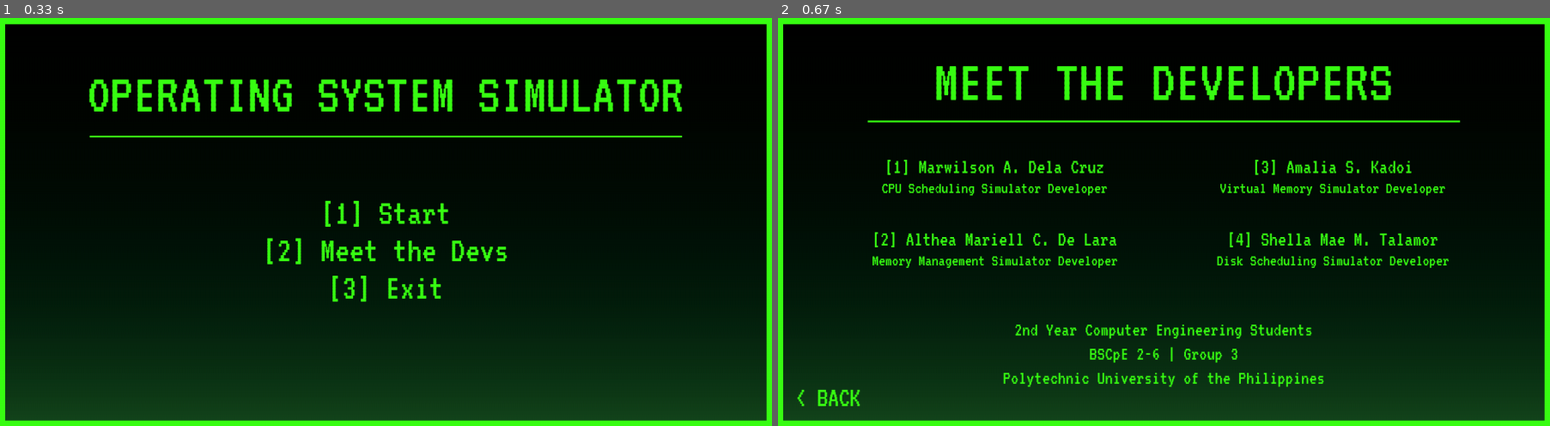
Above: before the commit, frames 1-2 (left to right).
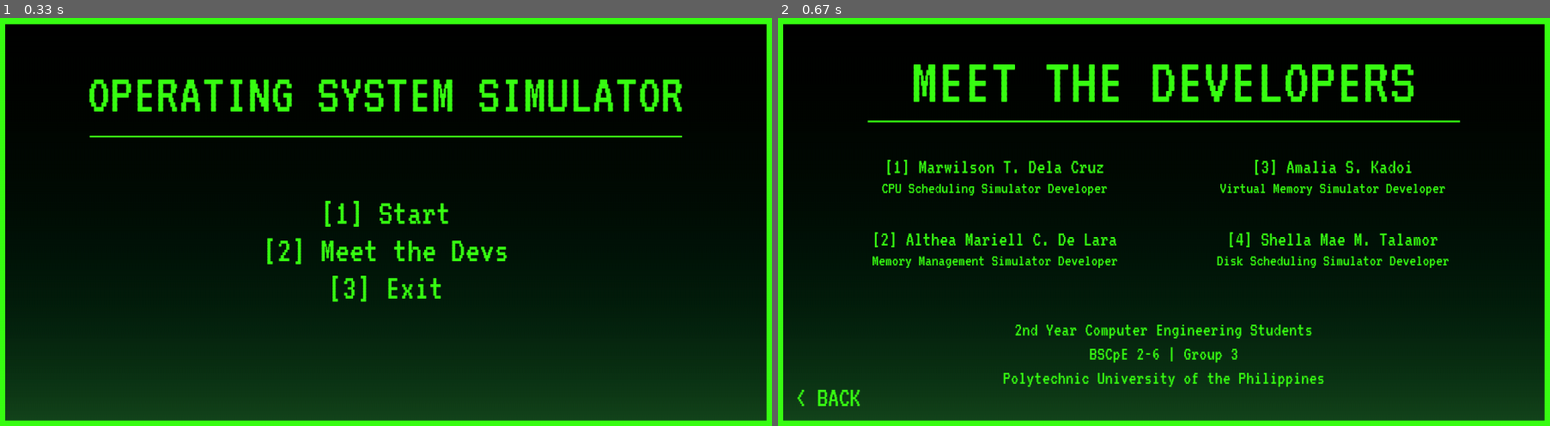
Above: after the commit, the same moments.

Repository: kok0krunch/operating_system_simulator
Game: pygame game, started from os_simulator/main.py
Two runs of this game, one before a commit and one after it. Both use one fixed random seed, a clock stepped at 60 frames per second and the inputs below.
Inputs:
- Up to frame 1 (0.33 s): no input
- Up to frame 2 (0.67 s): click "[2] Meet the Devs" at 0.38 s

Frame 1 is identical in both runs. In frame 2, 3.4% of the frame differs, in the area x 17-83%, y 11-39%.

Commit message:
refactor(meet_the_devs): update font size header and correction of developer's name

Diff:
--- a/os_simulator/meet_the_devs.py
+++ b/os_simulator/meet_the_devs.py
@@ -31,7 +31,7 @@
         pygame.quit()
         sys.exit()
 
-    font_header = pygame.font.Font(font_path, 100)
+    font_header = pygame.font.Font(font_path, 110)
     font_name = pygame.font.Font(font_path, 35)
     font_role = pygame.font.Font(font_path, 28)
     font_footer = pygame.font.Font(font_path, 32)
@@ -39,7 +39,7 @@
 
     # Developer Bio Matrix Map
     dev_team = [
-        {"name": "[1] Marwilson A. Dela Cruz", "role": "CPU Scheduling Simulator Developer", "col": 0, "row": 0},
+        {"name": "[1] Marwilson T. Dela Cruz", "role": "CPU Scheduling Simulator Developer", "col": 0, "row": 0},
         {"name": "[2] Althea Mariell C. De Lara", "role": "Memory Management Simulator Developer", "col": 0, "row": 1},
         {"name": "[3] Amalia S. Kadoi", "role": "Virtual Memory Simulator Developer", "col": 1, "row": 0},
         {"name": "[4] Shella Mae M. Talamor", "role": "Disk Scheduling Simulator Developer", "col": 1, "row": 1}
